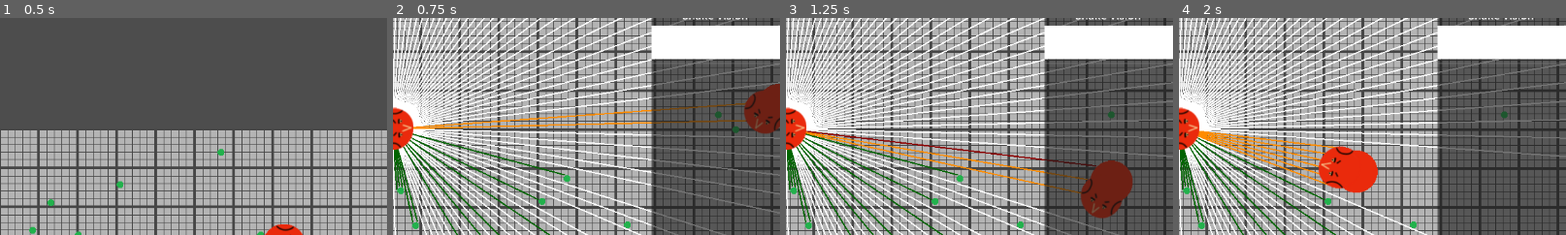
Above: before the commit, frames 1-4 (left to right).
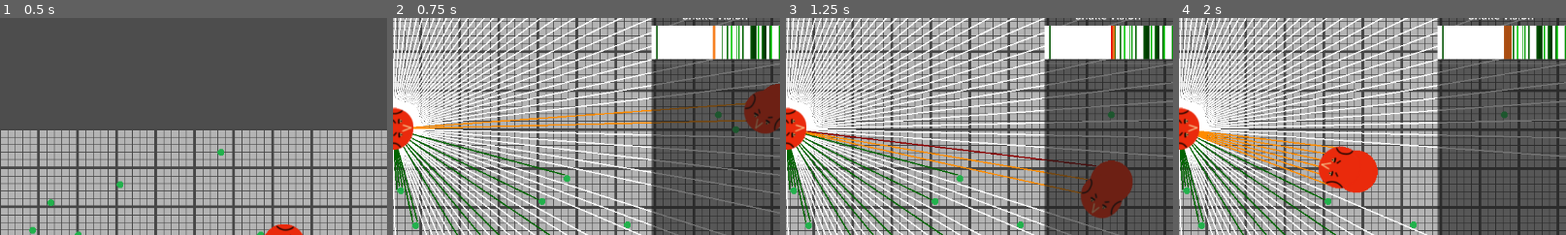
Above: after the commit, the same moments.

Repository: ficova174/SnakeEvolution
Game: Godot game, scene res://scenes/world.tscn
Same seed, same stepped clock (60 frames per second), same inputs: the game is played once before the commit and once after it.
Inputs (mouse positions are % of the whole screen's width and height, from its top left):
- Up to frame 1 (0.5 s): no input
- Up to frame 2 (0.75 s): tap Enter at 0.5 s; move the mouse to (87, 77) at 0.52 s; hold D (right) from 0.53 s (still down); hold Space (dash) from 0.53 s (still down); click (87, 77) at 0.67 s
- Up to frame 3 (1.25 s): keep holding D (right); keep holding Space (dash)
- Up to frame 4 (2 s): move the mouse to (50, 50) at 1.27 s; release D (right) at 1.28 s; release Space (dash) at 1.28 s; hold S (down) from 1.28 s (still down); click (50, 50) at 1.35 s
The pictures show only the part of the screen within x 50-100%, y 24-74%; the shares and areas given below are measured in that part.

Frame 1 is identical in both runs. In frame 2, 1.4% of the frame differs, in the area x 67-100%, y 3-20%; in frame 3, 1.4%; in frame 4, 1.5%.

Commit message:
Raycast vision added and finished : distance is also represented

Diff:
--- a/scripts/agent/agent_ui.gd
+++ b/scripts/agent/agent_ui.gd
@@ -10,6 +10,7 @@
 
 @onready var ray_vision_container = %RayVisionContainer
 @export var ray_vision_container_height: float = 50.0
+var rays_array: Array[ColorRect] = []
 
 
 func _ready() -> void:
@@ -24,6 +25,7 @@
 	fov_value.text = str(head.fov) + "°"
 
 	spawn_agent_vision()
+	head.raycast_changed.connect(_on_raycast_changed)
 
 func _on_mass_changed(new_mass: int) -> void:
 	mass_value.text = str(new_mass)
@@ -34,3 +36,8 @@
 		ray_rect.color = Color(1, 1, 1, 1)
 		ray_rect.size_flags_horizontal = Control.SIZE_EXPAND_FILL
 		ray_vision_container.add_child(ray_rect)
+		rays_array.append(ray_rect)
+
+func _on_raycast_changed(colors: PackedColorArray) -> void:
+	for i in range(colors.size()):
+		rays_array[i].color = colors[i]
--- a/scripts/agent/head.gd
+++ b/scripts/agent/head.gd
@@ -1,5 +1,7 @@
 extends Head
 
+
+signal raycast_changed(colors: PackedColorArray)
 
 @onready var raycast_container = $RayCastContainer
 @onready var raycasts: Array[RayCast2D] = [$RayCastContainer/RayCast2D]
@@ -8,6 +10,13 @@
 @export var fov: float = 270.0
 
 @onready var camera := $Camera2D
+
+var dark_green: Color = Color(0.0, 0.148, 0.0, 1.0)
+var light_green: Color = Color(0.0, 0.798, 0.0, 1.0)
+var dark_orange: Color = Color(0.442, 0.154, 0.024, 1.0)
+var light_orange: Color = Color(1.039, 0.552, 0.155, 1.0)
+var dark_red: Color = Color(0.339, 0.0, 0.0, 1.0)
+var light_red = Color(1.086, 0.0, 0.0, 1.0)
 
 
 func _ready() -> void:
@@ -26,17 +35,27 @@
 func _draw() -> void:
 	if not camera.is_current():
 		return
+
+	var colors: PackedColorArray
 	var width: int = 2
 	for raycast in raycasts:
+		var rotated_target_position: Vector2 = raycast.target_position.rotated(raycast.rotation)
 		if not raycast.is_colliding():
-			var rotated_target_position: Vector2 = raycast.target_position.rotated(raycast.rotation)
 			draw_line(Vector2.ZERO, rotated_target_position, Color.WHITE, width)
+			colors.append(Color.WHITE)
 			continue
 		var collider: Object = raycast.get_collider()
 		var target_position: Vector2 = to_local(raycast.get_collision_point())
+		var initial_actual_ratio: float = target_position.length()/rotated_target_position.length()
+		initial_actual_ratio = clampf(initial_actual_ratio, 0.0, 1.0)
 		if collider is Food:
 			draw_line(Vector2.ZERO, target_position, Color.DARK_GREEN, width)
+			colors.append(dark_green.lerp(light_green, initial_actual_ratio))
 		elif collider is Head:
 			draw_line(Vector2.ZERO, target_position, Color.DARK_ORANGE, width)
+			colors.append(dark_orange.lerp(light_orange, initial_actual_ratio))
 		elif collider is BodySegment:
 			draw_line(Vector2.ZERO, target_position, Color.DARK_RED, width)
+			colors.append(dark_red.lerp(light_red, initial_actual_ratio))
+
+	raycast_changed.emit(colors)
